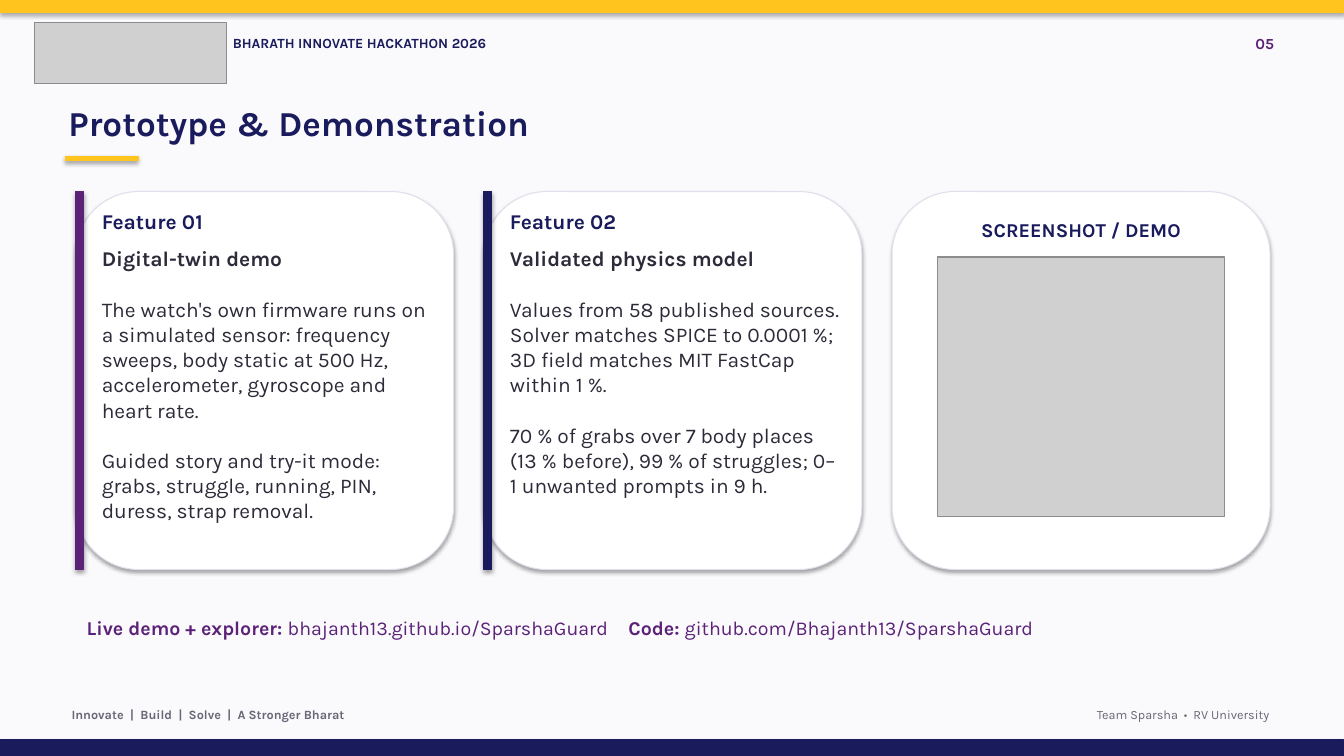
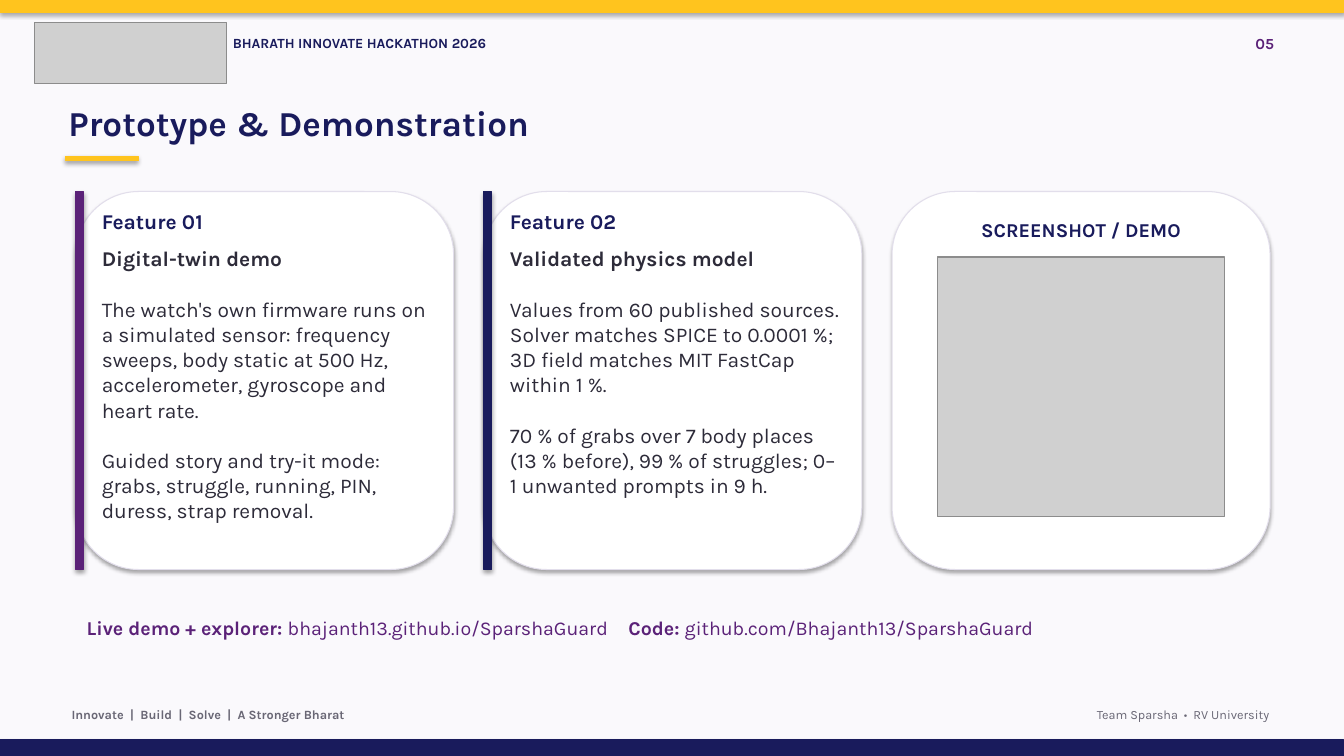
Before and after one commit to Bhajanth13/SparshaGuard, a slide deck: slide 5 of docs/SparshaGuard_BIH2026.pptx. Drawn at 1344x756 pixels with LibreOffice and Linux fonts; fonts in the diff are those of the drawing; grey boxes stand for pictures. Boxes give left, top, right and bottom in pixels: in the first picture for what was removed or moved away, otherwise in the second. Text is boxed around its words. In the diff, an @@ line names an element or a change of style, - is before the commit and + after.

Commit message:
Source count 60 in explorer, README and deck

```diff
--- a/docs/SparshaGuard_BIH2026.pptx
+++ b/docs/SparshaGuard_BIH2026.pptx
@@ text at [510,302,839,393]: text changed @@
-Values from 58 published sources. Solver matches SPICE to 0.0001 %; 3D field matches MIT FastCap within 1 %.
+Values from 60 published sources. Solver matches SPICE to 0.0001 %; 3D field matches MIT FastCap within 1 %.
```
Also in this commit, not shown: 2 other slides changed, 3 other files.
